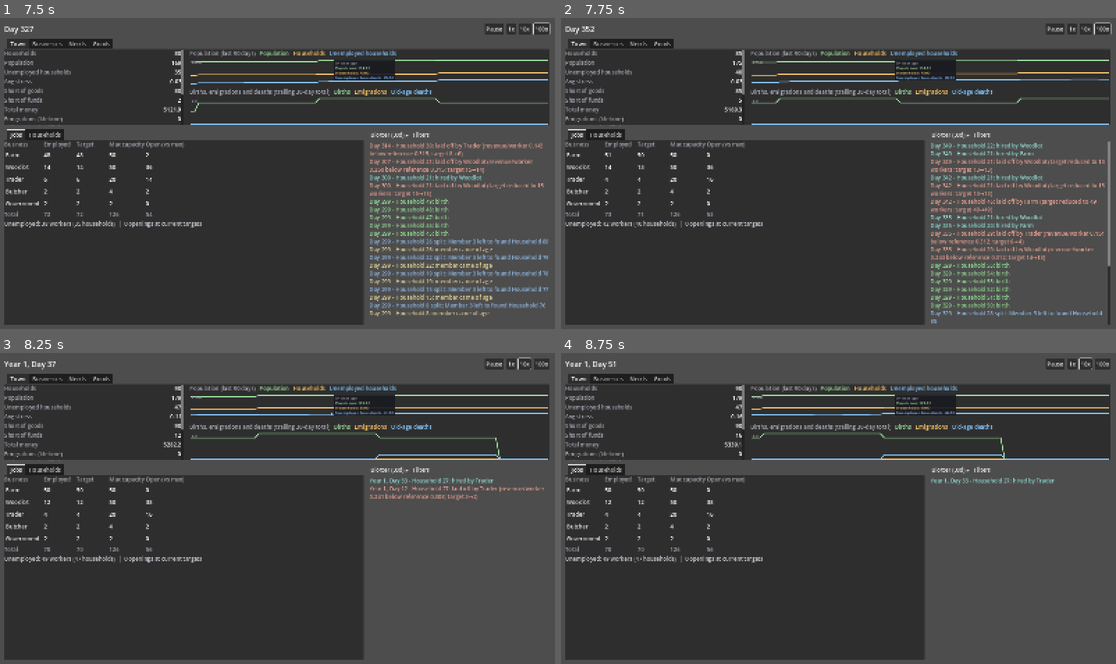
Above: before the commit, frames 1-4 (two rows, left to right).
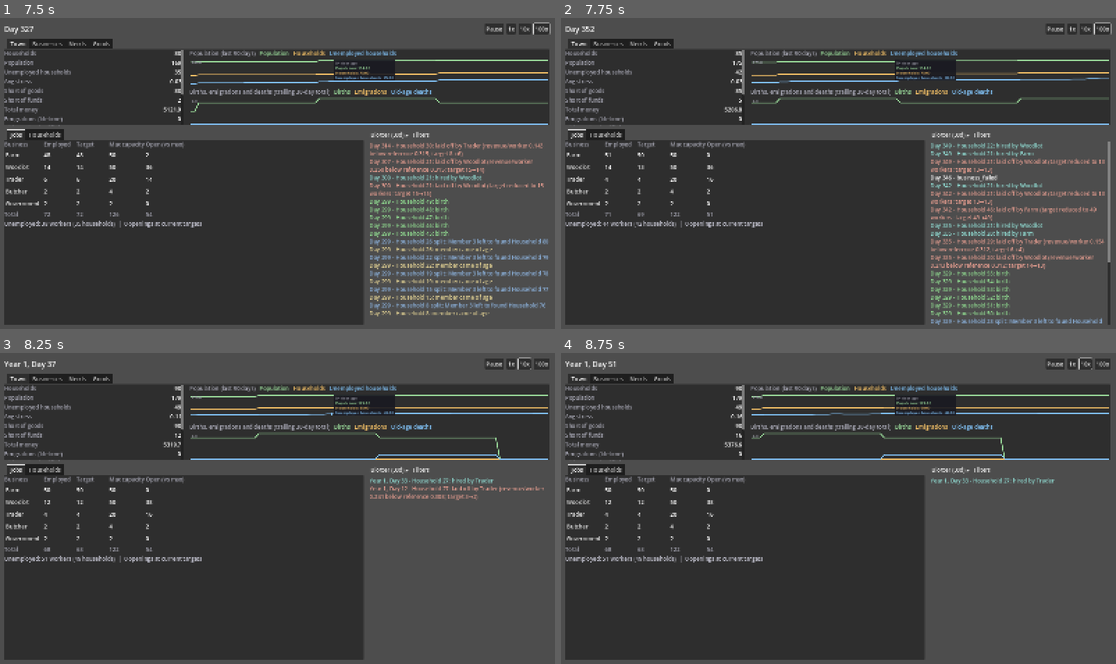
Above: after the commit, the same moments.

Repository: forsman5/sitka
Game: Godot game, scene res://scenes/sim/he_config.tscn
The game is run twice, just before and just after one commit, with the same random seed, the same clock (stepped at 60 frames per second) and the same inputs. This scene is started directly instead of the project's main scene.
Inputs (mouse positions are in pixels of both pictures, inside the frame that each line leads up to):
- Up to frame 1 (7.5 s): click "Cattle Ranch" at 0.5 s; click "Sheep Farm" at 1.25 s; click "Start" at 2 s; click "1x" at 2.75 s; click "10x" at 3.5 s; click "100x" at 4.25 s; tap Enter at 5 s; drag from (371, 73) to (333, 105) at 5.02 s; drag from (371, 111) to (249, 235) at 5.77 s; move the mouse to (333, 105) at 6.52 s; hold Right (ui_right) 6.53-7.25 s; hold Alt 6.53-7.25 s; drag from (249, 235) to (111, 126) at 7.27 s
- Up to frame 2 (7.75 s): no input
- Up to frame 3 (8.25 s): move the mouse to (444, 555) at 8.02 s; hold Left (ui_left) from 8.03 s (still down); tap F at 8.1 s
- Up to frame 4 (8.75 s): keep holding Left (ui_left); tap Space at 8.27 s

Frame 1 is identical in both runs. In frame 2, 3.5% of the frame differs, in the area x 8-99%, y 16-99%; in frame 3, less than 0.1%; in frame 4, 0.1%.

Commit message:
Delete businesses that exhaust their credit limit; remove zero-capacity trial hire
A business whose wage bill can't be covered down to the wage floor
(WAGE_NEGATIVE_BALANCE_FLOOR_DAYS) is removed: staff are laid off, debt and
leftover stock are written off through the existing money/goods write-off
accounting, and a business_failed event is logged. Zero workers is allowed and
stable; the trial-hire / protected_until_day resurrection path is gone.
Ranches now seed with a starting capacity and cash instead of bootstrapping
through the trial hire.

Co-Authored-By: Claude Sonnet 5.5 <noreply@anthropic.com>

Diff:
--- a/scripts/sim/harness/run_household_economy.gd
+++ b/scripts/sim/harness/run_household_economy.gd
@@ -48,12 +48,53 @@
 	_check_needs_catalog()
 	_check_need_substitutes()
 	_check_government_taxes()
+	_check_business_fails_at_credit_limit()
 
 	if _ok:
 		print("\nH1 acceptance: PASS")
 	else:
 		print("\nH1 acceptance: FAIL")
 	quit(0 if _ok else 1)
+
+## A business past its credit line is deleted (debt written off, staff laid
+## off, no revival); one at zero workers is NOT, and stays at zero.
+func _check_business_fails_at_credit_limit() -> void:
+	print("\n=== Business failure: credit limit exhausted -> deleted, debt written off ===")
+	var sim := _new_sim("build_three_business_economy")
+	sim.advance_ticks(5)
+	var woodlot_id := HEScenarioSeeds.WOODLOT_BUSINESS_ID
+	var woodlot: HEBusiness = sim.businesses[woodlot_id]
+	var employed := 0
+	for h in sim.households.values():
+		if (h as HEHousehold).employer_business_id == woodlot_id:
+			employed += 1
+	_assert(employed > 0, "Woodlot should have staff before failing")
+	woodlot.balance = -1000000.0
+	var debt := woodlot.balance
+	sim.advance_ticks(1)
+	_assert(not sim.businesses.has(woodlot_id), "A business past its credit limit should be deleted")
+	_assert(not (sim.settlements[HEScenarioSeeds.SETTLEMENT_ID] as HESettlement).business_ids.has(woodlot_id), "Failed business should leave its settlement")
+	for h in sim.households.values():
+		_assert((h as HEHousehold).employer_business_id != woodlot_id, "No household should keep a deleted employer")
+	var record: Dictionary = sim.get_daily_history(1)[0]
+	_assert(absf(float(record["money_written_off"]) - debt) < EPSILON, "The debt should be written off (got %.1f)" % float(record["money_written_off"]))
+	var expected: float = record["opening_money"] - float(record["money_written_off"]) + float(record["export_revenue"]) - float(record["import_cost"])
+	_assert(absf(record["closing_money"] - expected) < EPSILON, "Money should still reconcile through a business failure")
+	var failed_events := 0
+	for event in sim.get_event_log_days(1):
+		if event["type"] == "business_failed" and event["business_id"] == woodlot_id:
+			failed_events += 1
+	_assert(failed_events == 1, "A business failure should be logged exactly once")
+
+	# Zero workers alone never kills a business or brings staff back.
+	var idle := _new_sim("build_three_business_economy")
+	var idle_trader: HEBusiness = idle.businesses[HEScenarioSeeds.TRADER_BUSINESS_ID]
+	idle_trader.capacity = 0
+	idle_trader.max_capacity = 0
+	idle.advance_ticks(120)
+	_assert(idle.businesses.has(HEScenarioSeeds.TRADER_BUSINESS_ID), "A zero-worker business should not fail without debt")
+	_assert(idle_trader.capacity == 0, "A zero-capacity business should not get a trial hire")
+	print("  woodlot deleted at the credit limit with %.0f written off; a zero-worker Trader stayed at zero" % -debt)
 
 func _new_sim(builder_method: String, price_adjustment_enabled: bool = true) -> HESimulation:
 	return HESimulation.new(SEED, Callable(HEScenarioSeeds, builder_method), price_adjustment_enabled)
@@ -744,6 +785,12 @@
 	var out := {}
 	for report in sim.get_business_reports():
 		out[report["name"].to_lower()] = report
+	# A business that exhausted its credit is deleted, so it has no report;
+	# stand in an all-zero one so share/capacity checks read it as gone.
+	for key in ["farm", "woodlot", "trader"]:
+		if not out.has(key):
+			out[key] = {"capacity": 0, "employed_workers": 0, "rolling_average_revenue_per_worker": 0.0,
+				"reference_wage_per_worker": out.values()[0]["reference_wage_per_worker"]}
 	return out
 
 ## Starvation is no longer just a reported signal -- a business that can
@@ -993,7 +1040,7 @@
 ## capacity tuner has no stable staffing level to find (it churned the Sheep
 ## Farm ~400 times in 10 years when staffing changed nothing). Same seed, two
 ## worlds: ranches with no workers allowed vs. ranches pinned fully staffed
-## (protected from the tuner so the comparison isn't muddied by hiring noise).
+## (pinned by min_capacity so the comparison isn't muddied by hiring noise).
 func _check_herd_staffing_matters() -> void:
 	print("\n=== Herds: staffing a ranch actually changes how its herd and wool do ===")
 	var unstaffed := _new_sim("build_three_business_economy")
@@ -1004,7 +1051,7 @@
 		u.capacity = 0
 		var s: HEBusiness = staffed.businesses[business_id]
 		s.capacity = s.max_capacity
-		s.protected_until_day = 1000000
+		s.min_capacity = s.max_capacity
 	unstaffed.advance_ticks(360)
 	staffed.advance_ticks(360)
 
--- a/scripts/sim/household_economy/data/he_scenario_seeds.gd
+++ b/scripts/sim/household_economy/data/he_scenario_seeds.gd
@@ -44,6 +44,10 @@
 ## to a second when there is enough to process. Like the ranches it has no
 ## day-one employees: it is hired from the unemployed pool.
 const BUTCHER_MIN_CAPACITY := 2
+## Crew a ranch is authorized to hire from day one. It starts with no employees
+## and fills this from the unemployed pool at the weekly reconcile; there is no
+## longer a trial-hire path that bootstraps a business sitting at zero.
+const RANCH_STARTING_CAPACITY := 4
 const BUTCHER_MAX_CAPACITY := 4
 
 const HOUSEHOLD_COUNT := 30
@@ -235,10 +239,8 @@
 ## scenario builder it picks (see he_dashboard.gd's SCENARIOS and
 ## build_three_business_economy_with_bloomery below), not a capacity of
 ## zero on a business that still exists: a Bloomery that was never
-## constructed here can never later get a trial hire from
-## HESimulation._evaluate_business_capacity's zero-capacity-protection
-## mechanic, since there is no such business id in `businesses` for that to
-## apply to.
+## constructed here can never later appear on its own, since there is no
+## such business id in `businesses`.
 static func _build_world(farm_capacity: int, woodlot_capacity: int, trader_capacity: int, bloomery_capacity: int = 0, iron_mine_capacity: int = 0) -> Dictionary:
 	var settlement := HESettlement.new(SETTLEMENT_ID, "Testholm")
 
@@ -251,19 +253,16 @@
 	var trader := HEBusiness.new(TRADER_BUSINESS_ID, "Trader", null, TRADER_MAX_CAPACITY, trader_capacity, HEBusiness.Kind.TRADER, SETTLEMENT_ID)
 
 	# Ranches aren't seeded with any day-one employees (unlike Farm/Woodlot/
-	# Trader above) -- they self-bootstrap through the same zero-capacity
-	# trial-hire path HESimulation._evaluate_business_capacity already gives
-	# every business. Unlike a field, a herd's cull isn't a guaranteed,
-	# dated payoff (see HESimulation._hardship_butcher_if_needed's doc
-	# comment), so it deliberately does NOT get the full-cycle protection
-	# window a field-model business does -- only the short, evidence-based
-	# CASH_RUNWAY_DANGER_DAYS leash Trader/legacy businesses get. growth_days
+	# Trader above); they start with RANCH_STARTING_CAPACITY authorized and
+	# fill it at the weekly reconcile. Unlike a field, a herd's cull isn't a
+	# guaranteed, dated payoff (see HESimulation._hardship_butcher_if_needed's
+	# doc comment). growth_days
 	# is still set to HESimulation.HERD_EVAL_INTERVAL_DAYS below, purely so
 	# rolling_average_revenue_per_worker() smooths over the ranch's own
 	# cycle length instead of a flat week (see HEBusiness.has_long_cycle()).
-	var cattle_ranch := HEBusiness.new(CATTLE_RANCH_BUSINESS_ID, "Cattle Ranch", null, herd_max_capacity(HEBusiness.Species.CATTLE), 0, HEBusiness.Kind.HERD, SETTLEMENT_ID, HEBusiness.Species.CATTLE, CATTLE_STARTING_HERD)
+	var cattle_ranch := HEBusiness.new(CATTLE_RANCH_BUSINESS_ID, "Cattle Ranch", null, herd_max_capacity(HEBusiness.Species.CATTLE), RANCH_STARTING_CAPACITY, HEBusiness.Kind.HERD, SETTLEMENT_ID, HEBusiness.Species.CATTLE, CATTLE_STARTING_HERD)
 	cattle_ranch.growth_days = HESimulation.HERD_EVAL_INTERVAL_DAYS
-	var sheep_farm := HEBusiness.new(SHEEP_FARM_BUSINESS_ID, "Sheep Farm", null, herd_max_capacity(HEBusiness.Species.SHEEP), 0, HEBusiness.Kind.HERD, SETTLEMENT_ID, HEBusiness.Species.SHEEP, SHEEP_STARTING_HERD)
+	var sheep_farm := HEBusiness.new(SHEEP_FARM_BUSINESS_ID, "Sheep Farm", null, herd_max_capacity(HEBusiness.Species.SHEEP), RANCH_STARTING_CAPACITY, HEBusiness.Kind.HERD, SETTLEMENT_ID, HEBusiness.Species.SHEEP, SHEEP_STARTING_HERD)
 	sheep_farm.growth_days = HESimulation.HERD_EVAL_INTERVAL_DAYS
 
 	var butcher := HEBusiness.new(BUTCHER_BUSINESS_ID, "Butcher", _butcher_recipe(), BUTCHER_MAX_CAPACITY, BUTCHER_MIN_CAPACITY, HEBusiness.Kind.PRODUCTION, SETTLEMENT_ID)
@@ -278,6 +277,8 @@
 	woodlot.balance = STARTING_CASH_RESERVE_DAYS * estimated_wage * woodlot_capacity
 	trader.balance = STARTING_CASH_RESERVE_DAYS * estimated_wage * trader_capacity
 	butcher.balance = STARTING_CASH_RESERVE_DAYS * estimated_wage * BUTCHER_MIN_CAPACITY
+	cattle_ranch.balance = STARTING_CASH_RESERVE_DAYS * estimated_wage * RANCH_STARTING_CAPACITY
+	sheep_farm.balance = STARTING_CASH_RESERVE_DAYS * estimated_wage * RANCH_STARTING_CAPACITY
 
 	var farm_days_to_first_harvest: int = FARM_GROWTH_DAYS - FARM_FIELD_START_DAYS.max()
 	farm.add_stock(Commodity.Type.GRAIN, HOUSEHOLD_COUNT * HOUSEHOLD_SIZE * HENeeds.units_per_person_daily(Commodity.Type.GRAIN) * farm_days_to_first_harvest * STARTING_STOCK_HEADROOM)
--- a/scripts/sim/household_economy/he_simulation.gd
+++ b/scripts/sim/household_economy/he_simulation.gd
@@ -146,8 +146,7 @@
 ## i.e. just `price` at the 0.5 fraction above. That has to clear the
 ## reference wage with real room to spare even once oversupply has pushed
 ## price all the way down to its floor, or the Trader never grows past a
-## knife-edge break-even (and a bad week tips it into capacity 0, see
-## _evaluate_business_capacity's zero-capacity trial hire). A trader moving
+## knife-edge break-even (and a bad week tips it into capacity 0). A trader moving
 ## goods should scale per worker far better than a farmhand growing food by
 ## hand, hence the large jump from the first authored guess of 2.0.
 const TRADER_CAPACITY_PER_WORKER := 8.0
@@ -386,15 +385,14 @@
 ## seen in long (4000+ day) runs. CAPACITY_STEP_MAX_WORKERS is the ceiling on
 ## that proportional move (reached once the wage is WAGE_RATIO_CLAMP-or-more
 ## away from reference, so a single unusually noisy week can't cause an
-## unbounded lurch); CAPACITY_TRIAL_HIRE_WORKERS is a separate, same-valued-
-## today-but-conceptually-distinct constant for the zero-capacity recovery
-## case below, which has no wage signal to be proportional to at all.
+## unbounded lurch).
 const CAPACITY_EVAL_INTERVAL_DAYS := 7
 ## Trader revenue arrives in batches after supplier harvests; one decision
 ## per roughly farm-harvest interval avoids reacting to the same gap weekly.
 const TRADER_CAPACITY_EVAL_INTERVAL_DAYS := 21
 const CAPACITY_STEP_MAX_WORKERS := 4
-const CAPACITY_TRIAL_HIRE_WORKERS := 4
+## The cash-runway guard only forces a shrink on a crew bigger than this.
+const CASH_RUNWAY_GUARD_MIN_CAPACITY := 4
 const WAGE_PROFIT_MARGIN := 0.1
 ## How far avg_wage can be from reference_wage, as a fraction of
 ## reference_wage, before the proportional step maxes out at
@@ -1167,8 +1165,11 @@
 ## wage long-term is no longer this function's problem -- it always pays as
 ## much of the full bill as its (generous) cash allowance covers, and the
 ## weekly cash-runway guard in _evaluate_business_capacity is what actually
-## shrinks a business that can't keep this up (see its doc comment).
+## shrinks a business that can't keep this up (see its doc comment). A
+## business whose wage bill can't be covered even down to that floor has
+## exhausted its credit and is deleted (see _fail_business).
 func _pay_wages(record: Dictionary) -> void:
+	var failed_ids: Array[int] = []
 	for business_id in businesses.keys():
 		var b: HEBusiness = businesses[business_id]
 		b.last_wages_paid = 0.0
@@ -1219,6 +1220,48 @@
 		b.last_wages_paid = total_paid
 		b.last_cash_change -= total_paid
 		record["wages_paid"][business_id] = total_paid
+		if shortfall > 0.0001 and b.kind != HEBusiness.Kind.GOVERNMENT:
+			failed_ids.append(business_id)
+	for business_id in failed_ids:
+		_fail_business(business_id, record)
+
+## A business that has used up its whole credit line (the wage floor, see
+## WAGE_NEGATIVE_BALANCE_FLOOR_DAYS) fails outright: it is deleted, its
+## employees go back to the unemployed pool, and its debt and leftover stock
+## are written off through the same closed-economy accounting households use
+## (money_written_off / goods_written_off). There is deliberately no revival
+## path -- a failed business stays gone, and recreating one is the player's
+## job (see add_business). A business may sit at zero workers indefinitely;
+## only running out of credit kills it.
+func _fail_business(business_id: int, record: Dictionary) -> void:
+	var b: HEBusiness = businesses[business_id]
+	var laid_off := 0
+	for household_id in households.keys():
+		var h: HEHousehold = households[household_id]
+		if h.employer_business_id == business_id:
+			h.employer_business_id = -1
+			laid_off += 1
+	var commodities: Array[Commodity.Type] = BASE_PRICE.keys()
+	commodities.append_array(HERD_COMMODITIES)
+	var goods_written_off: Dictionary[Commodity.Type, float] = {}
+	for c in commodities:
+		var amount := b.stock(c)
+		if amount > 0.0:
+			goods_written_off[c] = amount
+			_goods_written_off_total[c] = _goods_written_off_total.get(c, 0.0) + amount
+	_money_written_off_total += b.balance
+	record["money_written_off"] = float(record.get("money_written_off", 0.0)) + b.balance
+	_merge_goods_written_off(record, goods_written_off)
+	_log_event("business_failed", {
+		"business_id": business_id,
+		"name": b.name,
+		"settlement_id": b.settlement_id,
+		"debt": -b.balance,
+		"households_laid_off": laid_off,
+	})
+	(settlements[b.settlement_id] as HESettlement).business_ids.erase(business_id)
+	_employment_event_log.erase(business_id)
+	businesses.erase(business_id)
 
 ## Kind.HERD only, called from _pay_wages before its cash allowance is
 ## computed: if this ranch can't cover today's wage bill even with its
@@ -1873,19 +1916,11 @@
 ## DAYS) -- only the FORECAST of running out of runway forces a downsize,
 ## not the negative balance itself.
 ##
-## Only fires above CAPACITY_TRIAL_HIRE_WORKERS: below that there's no
-## meaningful crew left to cut, so forcing MORE shrinkage doesn't fix
-## anything -- it just guarantees the debt that triggered it can never be
-## earned back. This is the same trap the zero-capacity protection above
-## exists for, one step earlier: a small crew carrying legacy debt from a
-## bad patch (e.g. a price spike inflating the reference wage it was paid
-## at) will have a tiny wage bill and therefore an alarming-looking runway
-## ratio for as long as that debt sits on the books, even once the spike
-## that caused it has long passed and the business is otherwise fine --
-## this guard would otherwise keep grinding it back down every week it
-## re-fires, and it has nowhere left to go but 0. Once genuinely at 0, the
-## ordinary trial-hire/protection cycle above is what gives it room to
-## actually earn that debt down instead.
+## Only fires above CASH_RUNWAY_GUARD_MIN_CAPACITY: a small crew's wage bill
+## is tiny, so legacy debt makes its runway ratio look alarming long after
+## whatever caused it has passed. A business that truly can't keep up is not
+## handled here but by running out of credit (see _fail_business), and a
+## business that reaches zero workers stays at zero (no trial rehire).
 func _evaluate_business_capacity(record: Dictionary) -> void:
 	var reference_wages := {}
 	for business_id in businesses.keys():
@@ -1897,47 +1932,10 @@
 			# signals -- it has no revenue per worker to judge.
 			continue
 		if b.capacity == 0:
-			# A business at zero capacity has had no employed workers, so
-			# rolling_average_revenue_per_worker() reads a flat 0 --
-			# indistinguishable from "genuinely unprofitable" even once
-			# whatever shut it down (no surplus to trade, a bad price,
-			# anything) has long since passed. Left alone this is a
-			# one-way trap: nobody ever gets hired back in to generate real
-			# evidence to re-evaluate. Give it a small trial crew instead
-			# so next week's revenue is actual evidence, not silence --
-			# worst case it's genuinely still unprofitable and shrinks
-			# right back to 0 next week. There's no revenue signal at all
-			# here, so this can't be made proportional the way the branch
-			# below is -- it's a fixed-size probe by necessity, not a
-			# control response.
-			# A field-model trial crew has NO real evidence behind it until
-			# its nearest field's harvest actually lands -- which, for a
-			# multi-month growth cycle, can be far longer than one
-			# CAPACITY_EVAL_INTERVAL_DAYS week. Judging it before then (on
-			# either the revenue signal below or the cash guard, both of
-			# which would see nothing but a flat/near-flat 0.0 average and
-			# read that as failure) would revert the trial hire before it
-			# ever gets a chance to prove out -- a permanent trap. Protect
-			# it until the harvest date instead; the field keeps growing
-			# every day regardless of this protection (see
-			# _run_field_growth), so this costs nothing but time and
-			# (generously floored) wages while it waits. A non-field
-			# business has no such lag -- its output is instant -- so it
-			# only needs a couple of weeks' grace to accumulate a real
-			# revenue signal at all.
-			# Deliberately uses_field_model(), not the broader has_long_cycle():
-			# a field is GUARANTEED to harvest something every growth_days, so
-			# trusting it that long is safe. A herd's cull is conditional on
-			# herd_size actually crossing HERD_CULL_TARGET, which (especially
-			# on a fresh or just-culled herd) can take many multiples of
-			# HERD_EVAL_INTERVAL_DAYS -- protecting it for a full cycle on that
-			# same trust was verified to let a ranch hire and bleed wages for
-			# 700+ days on zero revenue before ever being judged. A herd gets
-			# the same short, evidence-based leash as Trader/legacy instead.
-			b.protected_until_day = day + (b.days_until_next_harvest() if b.uses_field_model() else CASH_RUNWAY_DANGER_DAYS)
-			b.capacity = mini(CAPACITY_TRIAL_HIRE_WORKERS, b.max_capacity)
-			continue
-		if day < b.protected_until_day:
+			# Zero workers is allowed and stable: the business just sits idle
+			# until it is recreated or fails on its credit limit. It is no longer
+			# given a trial crew -- a failing business should be visibly failing
+			# (see _fail_business), not quietly resurrected.
 			continue
 		if (day + 1) % _capacity_eval_interval_days(b) != 0:
 			# A field-model business's output doesn't respond to a capacity
@@ -1959,11 +1957,10 @@
 				change_reason = "low_revenue" if delta < 0 else "high_revenue"
 		var cash_runway := INF
 		var required_runway := 0.0
-		if b.capacity > CAPACITY_TRIAL_HIRE_WORKERS:
-			# See protected_until_day's doc comment above for why this stays
-			# uses_field_model(), not has_long_cycle() -- same guaranteed-payoff
-			# reasoning applies to how long a shrink-worthy herd gets to prove
-			# itself before the runway guard forces a bigger cut.
+		if b.capacity > CASH_RUNWAY_GUARD_MIN_CAPACITY:
+			# uses_field_model(), not has_long_cycle(): only a field is
+			# guaranteed to pay off within its growth cycle, so only a field
+			# gets that long a runway before the guard forces a bigger cut.
 			required_runway = float(b.days_until_next_harvest()) if b.uses_field_model() else CASH_RUNWAY_DANGER_DAYS
 			cash_runway = _business_cash_runway_days(b)
 			if cash_runway < required_runway:
@@ -1996,8 +1993,8 @@
 func _capacity_eval_interval_days(b: HEBusiness) -> int:
 	if b.kind == HEBusiness.Kind.TRADER:
 		return TRADER_CAPACITY_EVAL_INTERVAL_DAYS
-	# uses_field_model(), not has_long_cycle() -- see protected_until_day's
-	# doc comment in _evaluate_business_capacity.
+	# uses_field_model(), not has_long_cycle() -- only a field is guaranteed to
+	# pay off within its growth cycle.
 	if not b.uses_field_model():
 		return CAPACITY_EVAL_INTERVAL_DAYS
 	var weeks: int = maxi(1, roundi(float(b.growth_days) / 6.0 / float(CAPACITY_EVAL_INTERVAL_DAYS)))
@@ -2011,12 +2008,7 @@
 ## headcount) only has to cover what it's ACTUALLY paying today, not a
 ## hypothetical full crew it doesn't have -- comparing against max_capacity
 ## would force a perfectly solvent, merely-underutilized business to shrink
-## for no reason other than having land to spare. A recovering trial crew
-## isn't at risk from this despite its small `employed`: it's shielded from
-## this guard entirely until its own first harvest lands (see
-## _evaluate_business_capacity's protected_until_day check), so this
-## function is never even called for it during the window where a shrinking
-## `employed` used to spiral into a permanent trap. Used only by
+## for no reason other than having land to spare. Used only by
 ## _evaluate_business_capacity's cash-runway guard; never mutates anything.
 func _business_cash_runway_days(b: HEBusiness) -> float:
 	var employed := _business_employed_worker_count(b.id)
--- a/scripts/sim/household_economy/records/he_business.gd
+++ b/scripts/sim/household_economy/records/he_business.gd
@@ -38,8 +38,7 @@
 ## (see he_simulation.gd's HERD_EXPORT_PRICE and _run_trade's herd export
 ## pass). It DOES hire and pay wages like any other business -- `growth_days`
 ## is set to HERD_EVAL_INTERVAL_DAYS (see he_scenario_seeds.gd) purely so it
-## gets the same cycle-aware treatment (has_long_cycle(), protected trial
-## hires, revenue smoothed over its own cycle rather than a flat week) a
+## gets the same cycle-aware treatment (has_long_cycle(), revenue smoothed over its own cycle rather than a flat week) a
 ## field-model business gets, even though it has no `fields` of its own --
 ## see has_long_cycle() and he_simulation.gd's _evaluate_business_capacity.
 ##
@@ -220,14 +219,6 @@
 ## days, since last_output_produced is 0.0 on every other day.
 var _flow_history: Dictionary = {}
 
-## Set whenever a zero-capacity business gets its trial crew back (see
-## he_simulation.gd's _evaluate_business_capacity) to the day that
-## protection should end -- until then, capacity evaluation leaves this
-## business alone entirely, growth and shrink signals both, regardless of
-## how its average revenue reads. -1 (the initial value) means "not
-## currently protected".
-var protected_until_day: int = -1
-
 ## Rolling wage-per-worker history, oldest first, capped -- smooths the
 ## weekly expand/contract decision against single noisy day. See
 ## he_simulation.gd._evaluate_business_capacity.
